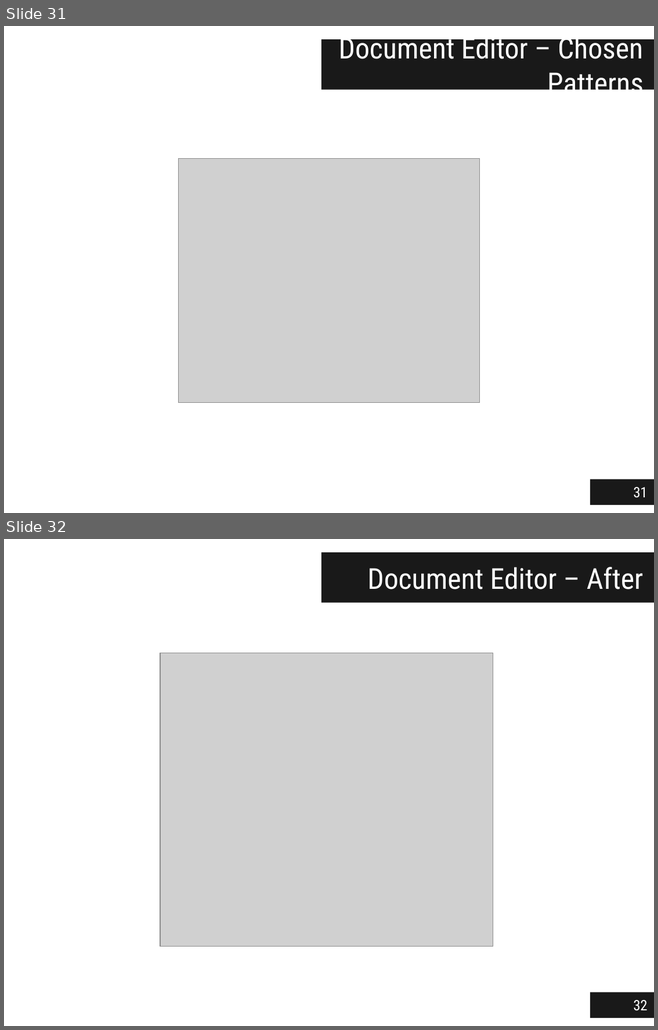
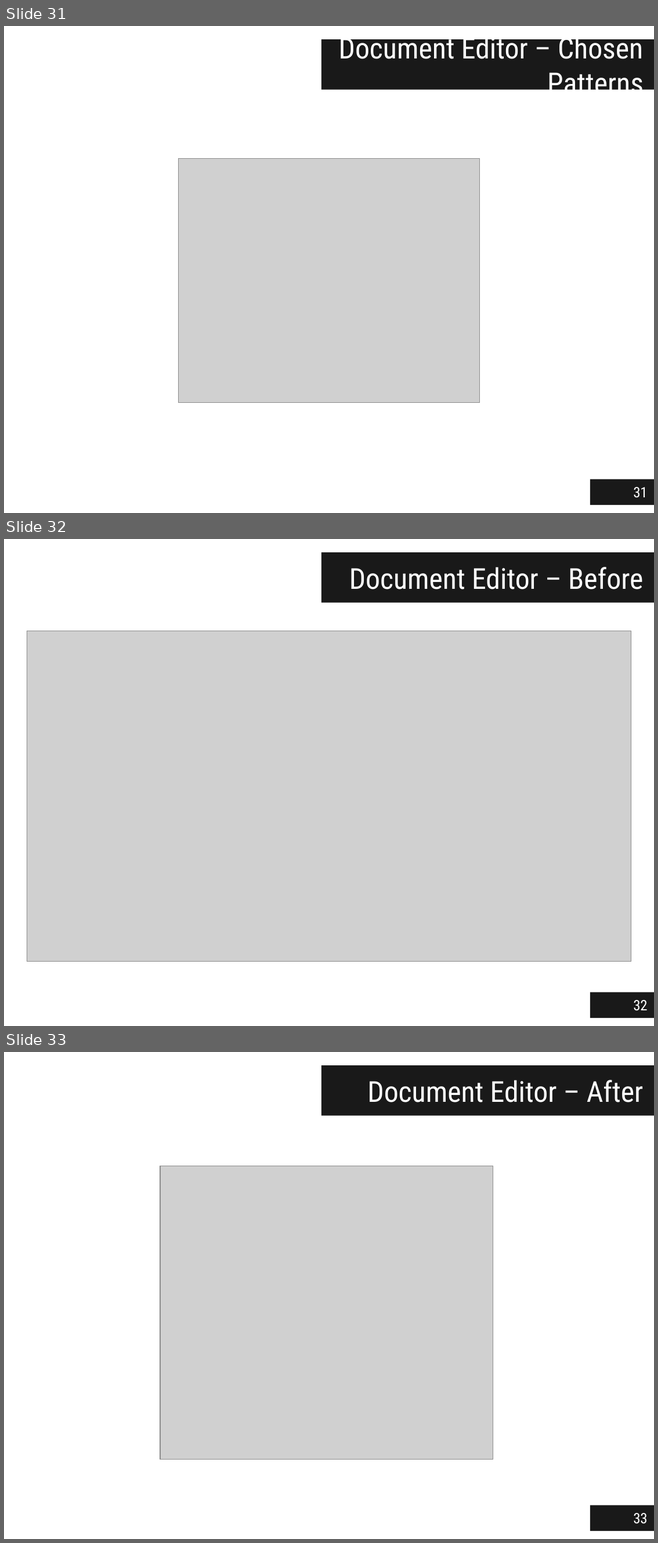
Before and after one commit to jgradim/thesis, a slide deck: presentations/jgradim-presentation.pptx. Shown one above the other, each under a label of ours: slides 31 and 32 before the commit, slides 31, 32 and 33 after it. The pictures are 658x1030 and 658x1543 pixels, drawn with LibreOffice and Linux fonts; fonts in the diff are those of the drawing; grey boxes stand for pictures. Boxes give left, top, right and bottom in pixels: in the first picture for what was removed or moved away, otherwise in the second. Text is boxed around its words. In the diff, an @@ line names an element or a change of style, - is before the commit and + after.

```diff
--- a/presentations/jgradim-presentation.pptx
+++ b/presentations/jgradim-presentation.pptx
@@ slide 32 added at <box>4,539,654,1026</box>, background #FFFFFF @@
@@ title added at <box>321,553,654,603</box>, fill #000000 at 90% opacity, 32 pt, text #FFFFFF @@
+Document Editor – Before
@@ picture added at <box>27,631,630,962</box> @@
@@ page number added at <box>590,993,654,1019</box>, fill #000000 at 90% opacity, 16 pt, text #FFFFFF @@
+32
@@ what was slide 32 is now slide 33 @@
@@ page number at <box>633,1513,647,1524</box>: text changed @@
-32
+33
```
Also in this commit, not shown: 3 slides changed, 1 other file.
